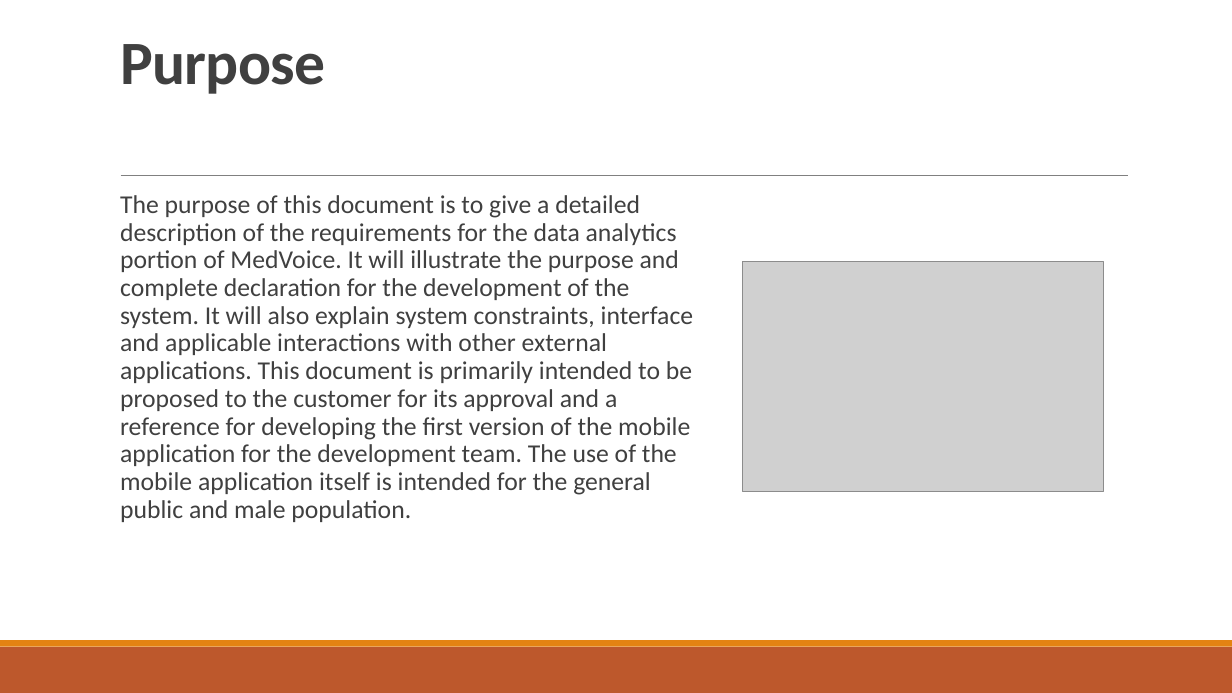
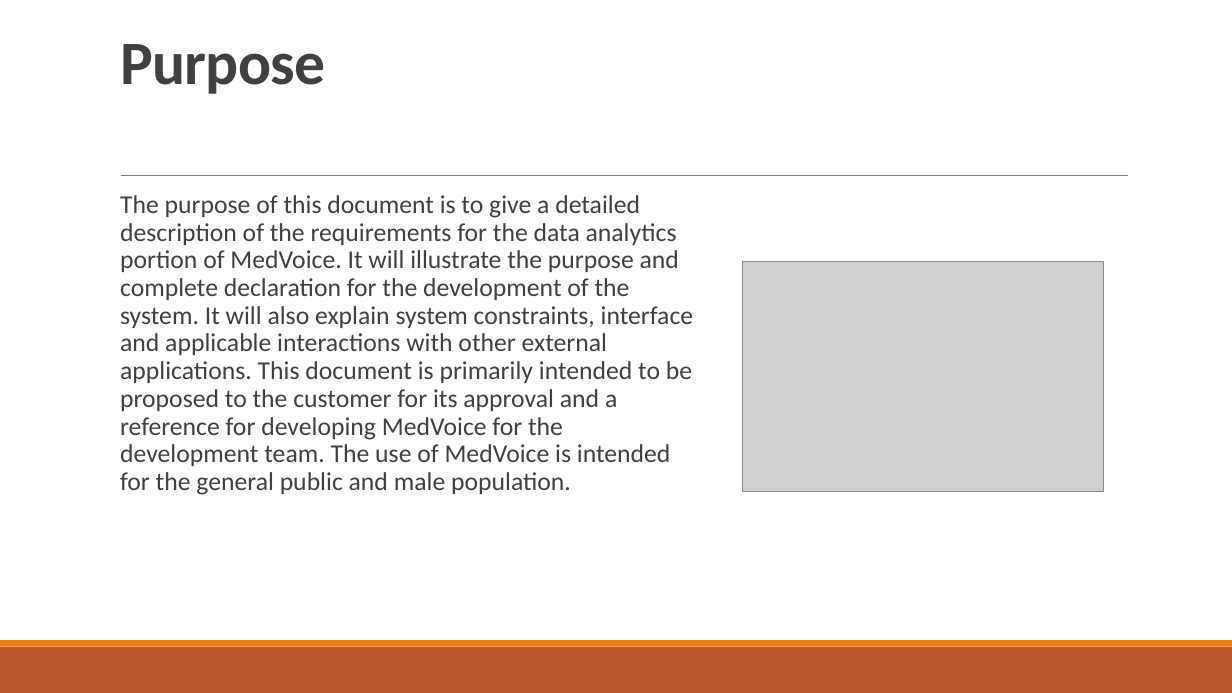
Before and after one commit to variable229/medvoice, a slide deck: slide 2 of Megan/MedVoiceSRS.pptx. Drawn at 1232x693 pixels with LibreOffice and Linux fonts; fonts in the diff are those of the drawing; grey boxes stand for pictures. Boxes give left, top, right and bottom in pixels: in the first picture for what was removed or moved away, otherwise in the second. Text is boxed around its words. In the diff, an @@ line names an element or a change of style, - is before the commit and + after.

```diff
--- a/Megan/MedVoiceSRS.pptx
+++ b/Megan/MedVoiceSRS.pptx
@@ text at <box>120,195,694,495</box>: text changed @@
-  The purpose of this document is to give a detailed description of the requirements for the data analytics portion of MedVoice. It will illustrate the purpose and complete declaration for the development of the system. It will also explain system constraints, interface and applicable interactions with other external applications. This document is primarily intended to be proposed to the customer for its approval and a reference for developing the first version of the mobile application for the development team. The use of the mobile application itself is intended for the general public and male population.
+  The purpose of this document is to give a detailed description of the requirements for the data analytics portion of MedVoice. It will illustrate the purpose and complete declaration for the development of the system. It will also explain system constraints, interface and applicable interactions with other external applications. This document is primarily intended to be proposed to the customer for its approval and a reference for developing MedVoice for the development team. The use of MedVoice is intended for the general public and male population.
```
Also in this commit, not shown: 2 other slides changed, 1 other file.
